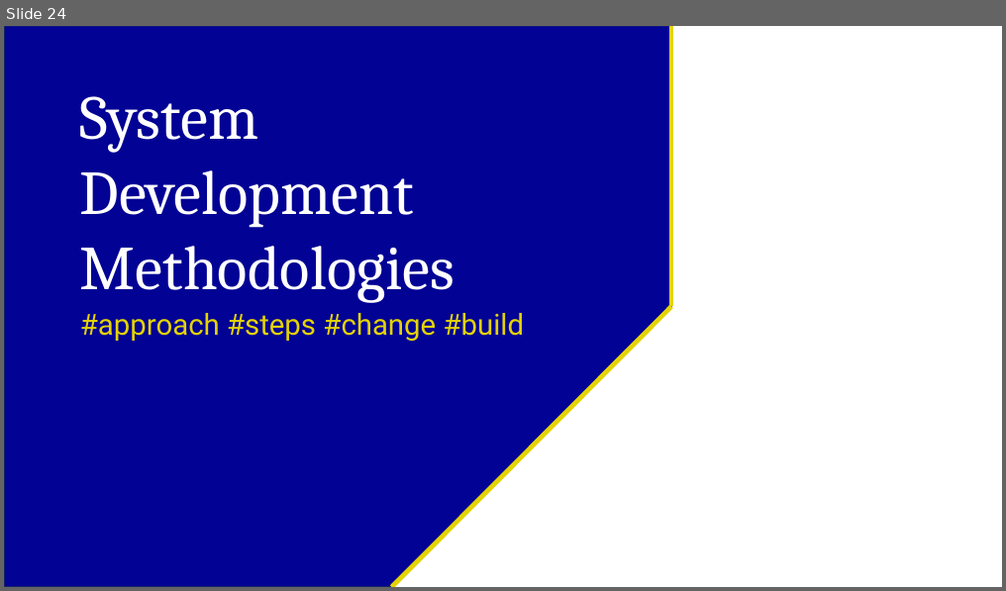
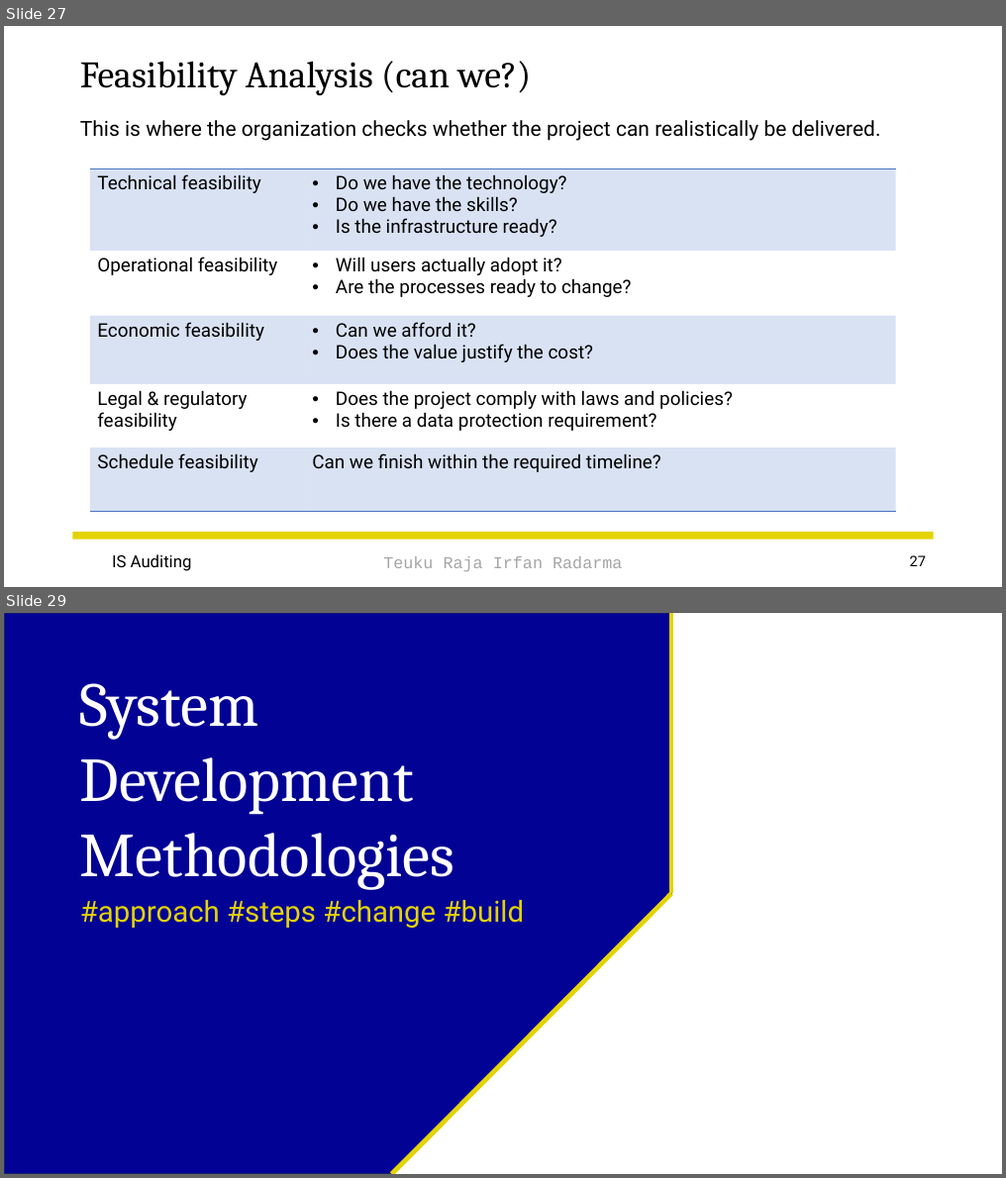
Before and after one commit to irfanradarma/Audit-SI, a slide deck: Slides/03 - IS Acquisition & Development.pptx. Shown one above the other, each under a label of ours: slide 24 before the commit, slides 27 and 29 after it; the slides between them are not shown. The pictures are 1006x591 and 1006x1178 pixels, drawn with LibreOffice and Linux fonts; fonts in the diff are those of the drawing; background and template pictures are left out. Boxes give left, top, right and bottom in pixels: in the first picture for what was removed or moved away, otherwise in the second. Text is boxed around its words. In the diff, an @@ line names an element or a change of style, - is before the commit and + after.

```diff
--- a/Slides/03 - IS Acquisition & Development.pptx
+++ b/Slides/03 - IS Acquisition & Development.pptx
@@ slide 27 added at [4, 26, 1002, 587], background picture (left out) @@
@@ title added at [80, 61, 532, 96], 36 pt, text #000000 @@
+Feasibility Analysis (can we?)
@@ text added at [80, 120, 881, 141], 20 pt, text #000000 @@
+This is where the organization checks whether the project can realistically be delivered.
@@ table added at [90, 169, 896, 512], 5 rows, 2 columns @@
+Technical feasibility | Do we have the technology? / Do we have the skills? / Is the infrastructure ready?
+Operational feasibility | Will users actually adopt it? / Are the processes ready to change?
+Economic feasibility | Can we afford it? / Does the value justify the cost?
+Legal & regulatory feasibility | Does the project comply with laws and policies? / Is there a data protection requirement?
+Schedule feasibility | Can we finish within the required timeline?
@@ rectangle added at [73, 532, 934, 540], fill #E4D304 @@
@@ text added at [112, 555, 192, 571], 16 pt, text #000000 @@
+IS Auditing
@@ text added at [383, 557, 622, 572], 16 pt, text #A6A6A6 @@
+Teuku Raja Irfan Radarma
@@ page number added at [910, 556, 927, 567], 14 pt, text #000000 @@
+27
@@ what was slide 24 is now slide 29 @@
```
Also in this commit, not shown: 4 slides changed, 17 other slides added, 2 other files.
